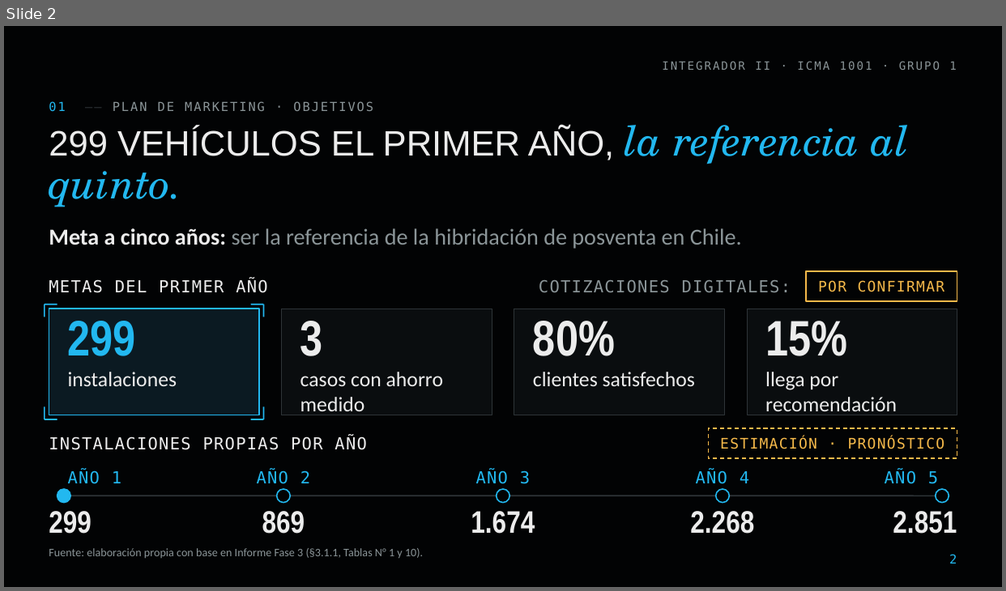
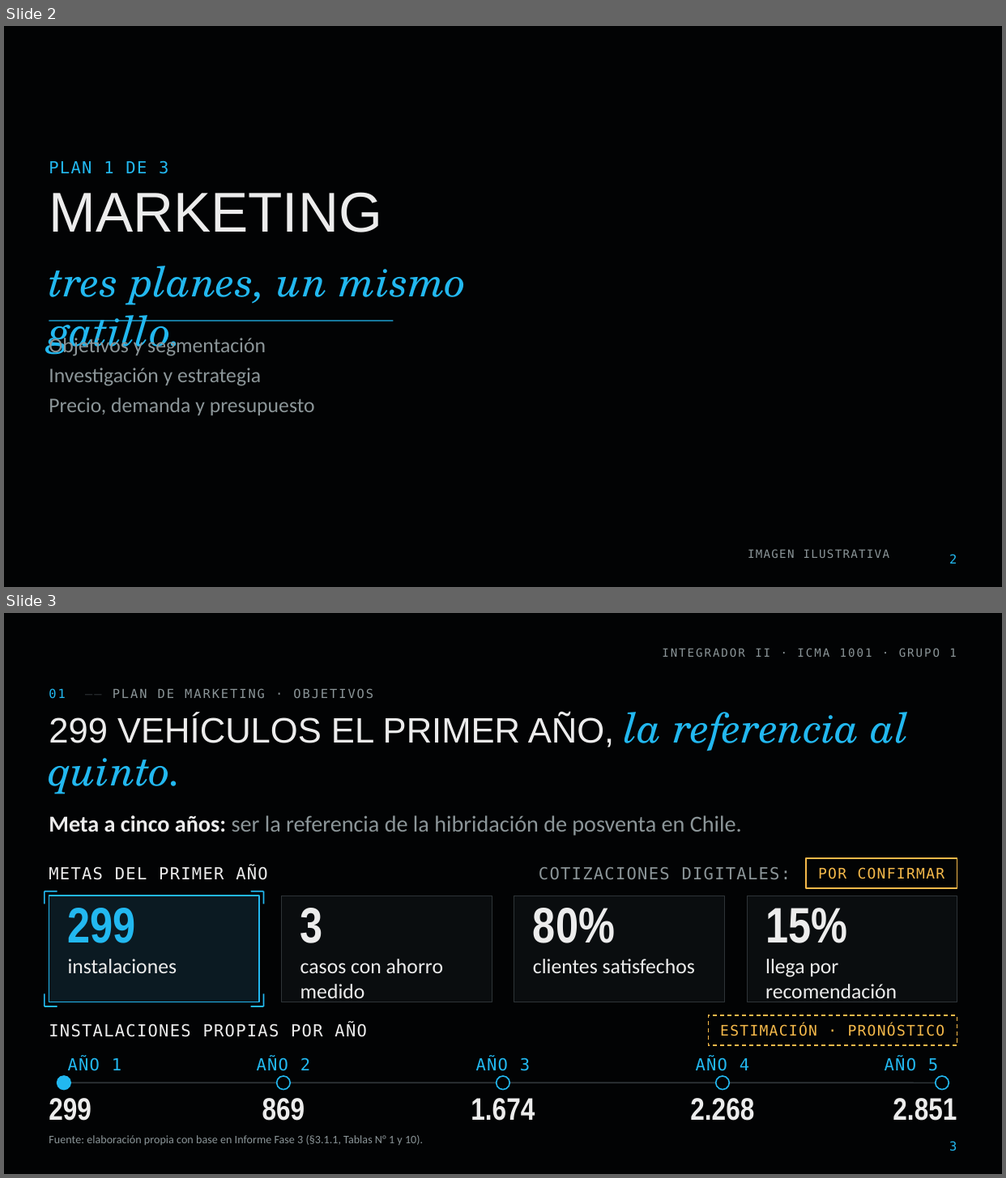
Before and after one commit to diegoaam0109-ux/lumine, a slide deck: fase-3/Grupo_01_LumineMotors_Fase3.pptx. Shown one above the other, each under a label of ours: slide 2 before the commit, slides 2 and 3 after it. The pictures are 1006x591 and 1006x1178 pixels, drawn with LibreOffice and Linux fonts; fonts in the diff are those of the drawing; background and template pictures are left out. Boxes give left, top, right and bottom in pixels: in the first picture for what was removed or moved away, otherwise in the second. Text is boxed around its words. In the diff, an @@ line names an element or a change of style, - is before the commit and + after.

```diff
--- a/fase-3/Grupo_01_LumineMotors_Fase3.pptx
+++ b/fase-3/Grupo_01_LumineMotors_Fase3.pptx
@@ slide 2 added at <box>4,26,1002,587</box>, background picture (left out) @@
@@ text added at <box>49,160,168,174</box>, 16 pt, text #22B8F0 @@
+PLAN 1 DE 3
@@ text added at <box>49,192,382,233</box>, 54 pt, text #ECECEC @@
+MARKETING
@@ text added at <box>49,266,467,356</box>, 40 pt, text #22B8F0, italic @@
+tres planes, un mismo gatillo.
@@ line added from (49, 321) to (394, 321), #22B8F0 1 pt @@
@@ text added at <box>49,335,266,356</box>, 20 pt, text #8B9598 @@
+Objetivos y segmentación
@@ text added at <box>49,368,261,386</box>, 20 pt, text #8B9598 @@
+Investigación y estrategia
@@ text added at <box>49,398,315,416</box>, 20 pt, text #8B9598 @@
+Precio, demanda y presupuesto
@@ text added at <box>748,549,889,558</box>, 11 pt, text #8B9598 @@
+IMAGEN ILUSTRATIVA
@@ page number added at <box>949,554,957,564</box>, 12 pt, text #22B8F0 @@
+2
@@ what was slide 2 is now slide 3 @@
@@ page number at <box>949,1141,957,1151</box>: text changed @@
-2
+3
```
Also in this commit, not shown: 15 slides changed, 3 other slides added, 14 other files.
